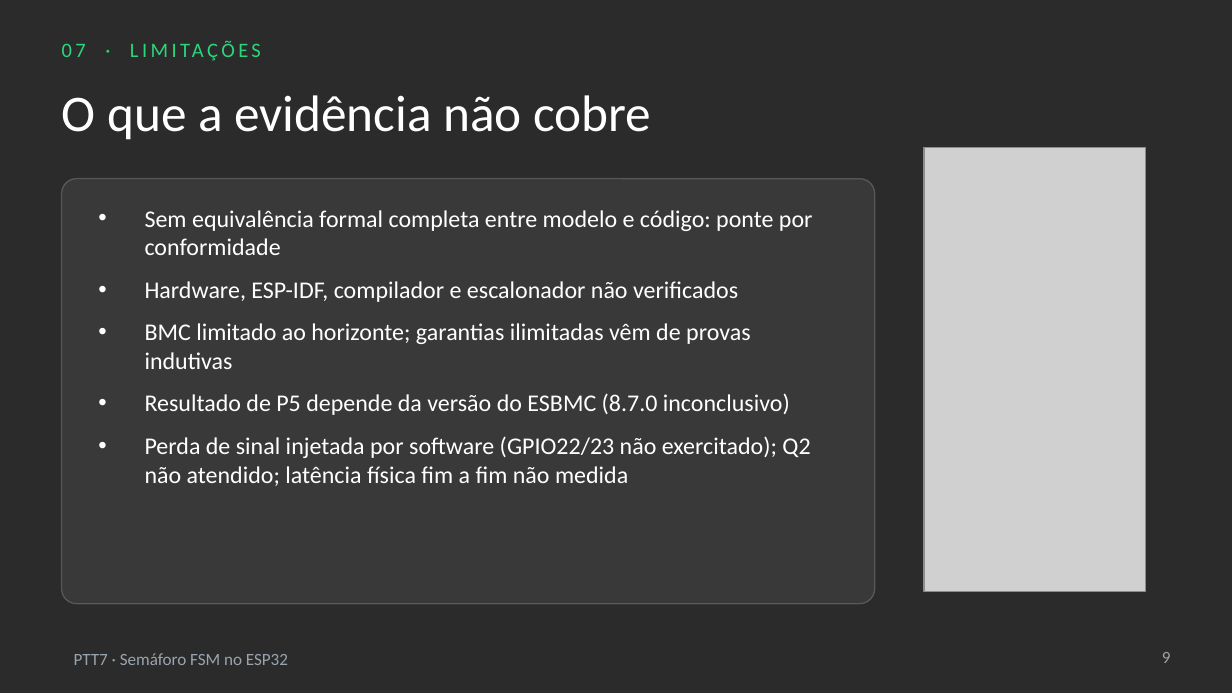
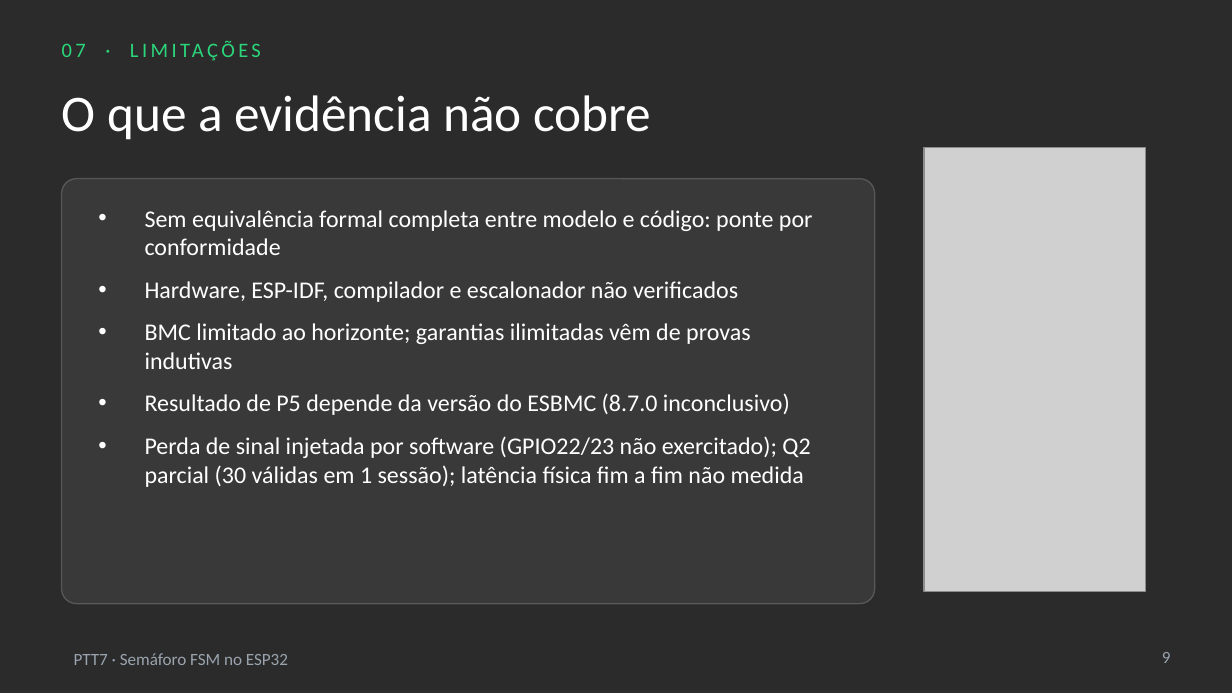
Before and after one commit to MatheusOrange211/ptt7-semaforo-fsm, a slide deck: slide 9 of docs/entrega/final/slides_apresentacao_final.pptx. Drawn at 1232x693 pixels with LibreOffice and Linux fonts; fonts in the diff are those of the drawing; grey boxes stand for pictures; background and template pictures are left out; a plain dark background stands for a picture behind light text. Boxes give left, top, right and bottom in pixels: in the first picture for what was removed or moved away, otherwise in the second. Text is boxed around its words. In the diff, an @@ line names an element or a change of style, - is before the commit and + after.

```diff
--- a/docs/entrega/final/slides_apresentacao_final.pptx
+++ b/docs/entrega/final/slides_apresentacao_final.pptx
@@ text at [145,436,810,487]: text changed @@
-• Perda de sinal injetada por software (GPIO22/23 não exercitado); Q2 não atendido; latência física fim a fim não medida
+• Perda de sinal injetada por software (GPIO22/23 não exercitado); Q2 parcial (30 válidas em 1 sessão); latência física fim a fim não medida
```
Also in this commit, not shown: 2 other slides changed, 19 other files.
